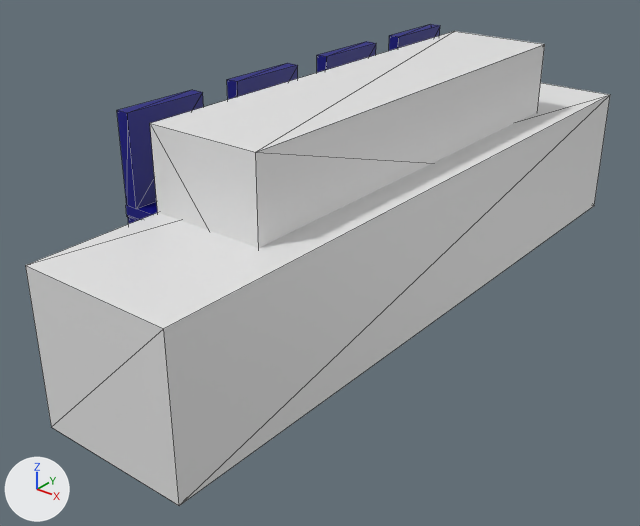
Before and after pictures for a commit that changed the glTF model theroom/excersizes/teater/seatrow_blue.gltf.
Camera for both pictures: a 50 mm lens placed at (7.39, -9.44, 4.94), pointed at (0.48, -0.81, -0.41). Lighting does not change. The marker at lower left points along +X, +Y and +Z. Mesh edges are drawn as thin lines. Where no turn or scale is listed for an object, it has been applied to the vertices.

Before the edit, the objects in view are built like this:
```python
me_cube = bpy.data.meshes.new('Cube')
me_cube.from_pydata(...)  # a box spanning x -1.0..1.0, y -1.0..1.0, z -1.0..1.0
me_cube_001 = bpy.data.meshes.new('Cube.001')
me_cube_001.from_pydata(...)  # a box spanning x -1.03..1.03, y -4.99..4.99, z -1.0..1.0
me_cube_029 = bpy.data.meshes.new('Cube.029')
me_cube_029.from_pydata(...)  # 192 vertices, 288 faces; spans x -0.11..1.18, y -0.6..5.91, z -1.46..0.59
me_cube_029.materials.append(mat_material_001)  # blue #000080
ob_4chair = bpy.data.objects.new('4chair', me_cube_029)
ob_4chair.location = (-0.47, -2.61, 1.52)
ob_carpet_zone = bpy.data.objects.new('carpet.zone', me_cube_001)
ob_carpet_zone.location = (1.04, 0.0, 0.0)
ob_front_zone = bpy.data.objects.new('front.zone', me_cube)
ob_front_zone.location = (0.79, 0.04, 1.06)
ob_front_zone.rotation_euler = (0.0, -3.142, 0.0)  # degrees (0, -180, 0)
ob_front_zone.scale = (-0.788, -3.24, -1.0)
```
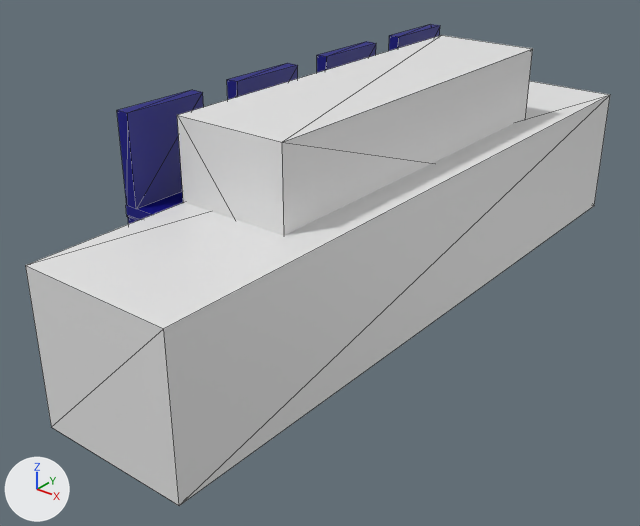
Patch to the scene script:
```diff
--- a/theroom/excersizes/teater/seatrow_blue.gltf.py
+++ b/theroom/excersizes/teater/seatrow_blue.gltf.py
@@ ob_front_zone @@
 ob_front_zone.rotation_euler = (0.0, -3.142, 0.0)  # degrees (0, -180, 0)
-ob_front_zone.scale = (-0.788, -3.24, -1.0)
+ob_front_zone.scale = (-0.788, -2.84, -1.0)
```

Pixel boxes (x1, y1, x2, y2) of what changed, in the pictures (640 x 526 px):
'front.zone', rescaled (10% narrower, 7% shorter)
    before: (150, 31, 545, 248)
    after: (177, 35, 533, 236)
